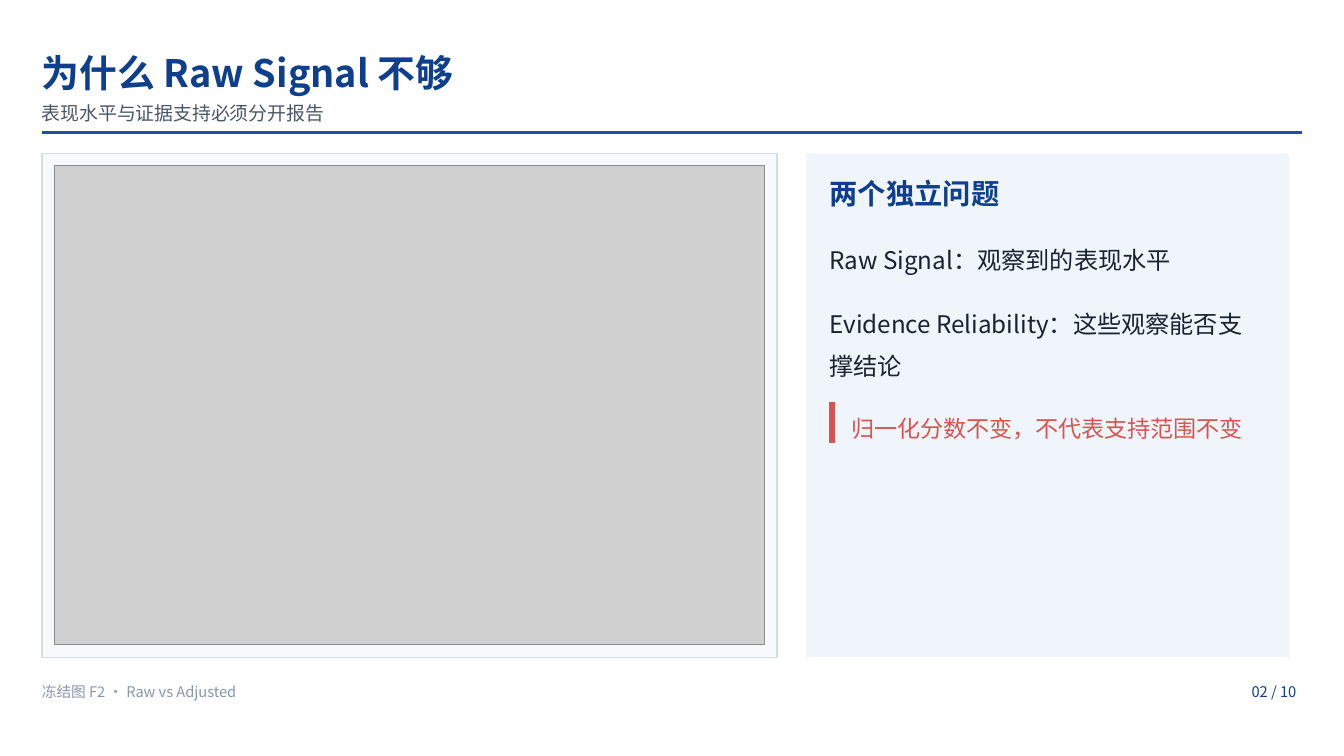
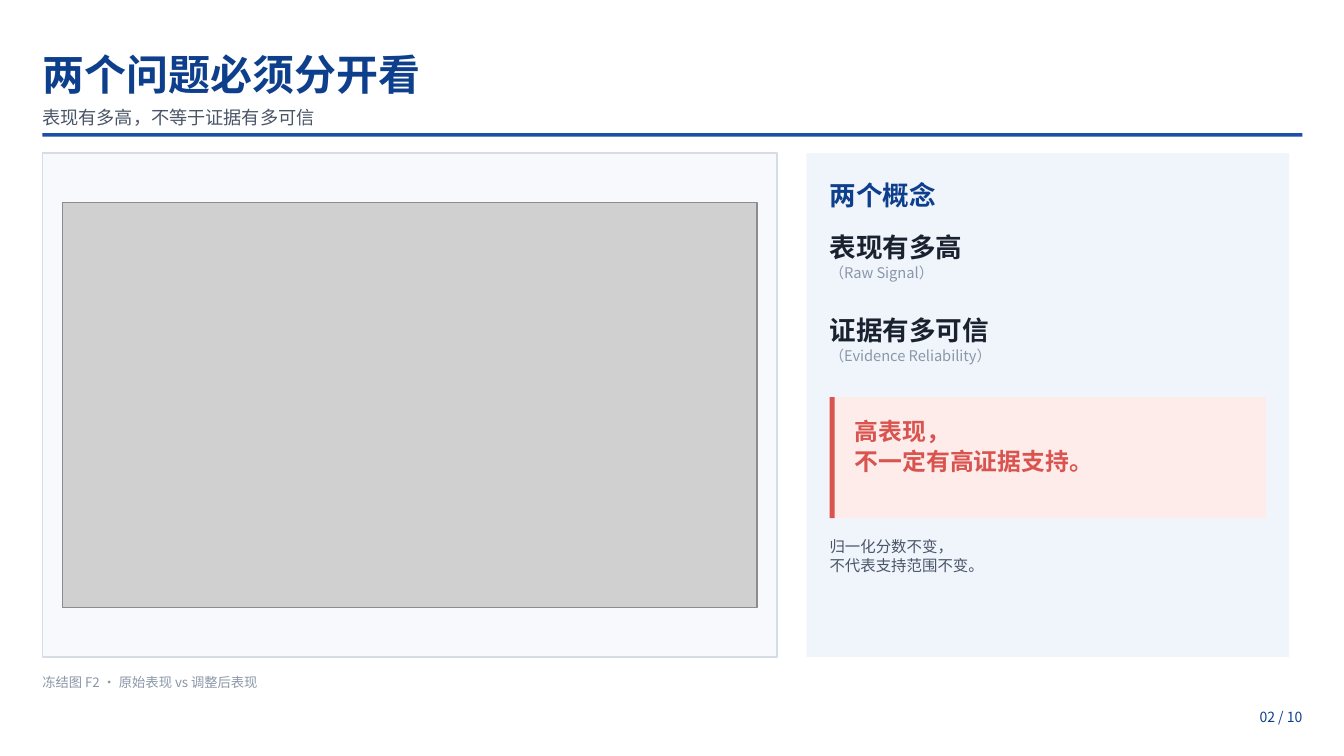
Before and after one commit to cvcingcvc-code/math, a slide deck: slide 2 of outputs/education_ai_evidence_roadshow_final.pptx. Drawn at 1344x756 pixels with LibreOffice and Linux fonts; fonts in the diff are those of the drawing; grey boxes stand for pictures. Boxes give left, top, right and bottom in pixels: in the first picture for what was removed or moved away, otherwise in the second. Text is boxed around its words. In the diff, an @@ line names an element or a change of style, - is before the commit and + after.

Commit message:
finalize defense ppt identity and sync demo
- P1/P10: 加身份信息 起名困难队 / 汇报人 张镇源
- P6: 补回参数敏感性锁定数字 693=21x11x3 / 660 defined / 33 undefined / ±10% / ±20% / 0 decision-state flips
- P8: 补回 ML Challenger 跨学期数字 0.876/0.919/0.922 / RF≈0.588 / 0.71-0.81（保留 winner 结论边界）
- slides/01-10.slide: 同步为中文优先版 source，与 PPTX 一致
- 新增 build_final_ppt.py 作为可复现生成器（SOURCE == PPTX）
- 同步 reports/demo/index.html 新桌面布局版

```diff
--- a/outputs/education_ai_evidence_roadshow_final.pptx
+++ b/outputs/education_ai_evidence_roadshow_final.pptx
@@ freeform shape removed at (42, 42, 1303, 135) @@
@@ text removed at (42, 55, 454, 97) @@
-为什么 Raw Signal 不够
@@ text added at (42, 54, 420, 94), 30 pt, text #0E3F8C, bold @@
+两个问题必须分开看
@@ text at (42, 108, 314, 126): text changed; size 13.5 to 13 pt @@
-表现水平与证据支持必须分开报告
+表现有多高，不等于证据有多可信
@@ rectangle added at (42, 133, 1303, 137), fill #1E4FA8 @@
@@ picture: place and size @@
-picture at (54, 166, 764, 645)
+picture at (63, 203, 757, 608)
@@ text at (830, 182, 936, 208): text changed; size 20.2 to 19 pt @@
-两个独立问题
+两个概念
@@ text at (830, 234, 963, 282): text changed; size 17.2 to 10.5 pt; text colour #1A2230 to #8B97A8 @@
-Raw Signal：观察到的表现水平
+表现有多高
+（Raw Signal）
@@ text at (830, 317, 992, 364): text changed; size 17.2 to 10.5 pt; text colour #1A2230 to #8B97A8 @@
-Evidence Reliability：这些观察能否支撑结论
+证据有多可信
+（Evidence Reliability）
@@ freeform shape removed at (830, 402, 1272, 444) @@
@@ rectangle added at (830, 397, 1266, 518), fill #FDECEA @@
@@ rectangle added at (830, 397, 835, 518), fill #D9534F @@
@@ text added at (855, 419, 1093, 472), 17 pt, text #D9534F, bold @@
+高表现，
+不一定有高证据支持。
@@ text at (830, 539, 984, 572): text changed; size 16.5 to 11 pt; text colour #D9534F to #4A5568 @@
-归一化分数不变，不代表支持范围不变
+归一化分数不变，
+不代表支持范围不变。
@@ text removed at (42, 685, 236, 701) @@
-冻结图 F2 · Raw vs Adjusted
@@ text added at (42, 676, 257, 688), 9.5 pt, text #8B97A8 @@
+冻结图 F2 · 原始表现 vs 调整后表现
@@ text "02 / 10": place and size @@
-text "02 / 10" at (1252, 686, 1296, 697)
+text "02 / 10" at (1260, 711, 1303, 722)
@@ text "02 / 10" at (1260, 711, 1303, 722): size 10.5 to 10 pt; alignment left to right; line spacing 1 to 1.05 @@
```
Also in this commit, not shown: 6 other slides changed, 3 slides added, 3 slides removed, 14 other files.
